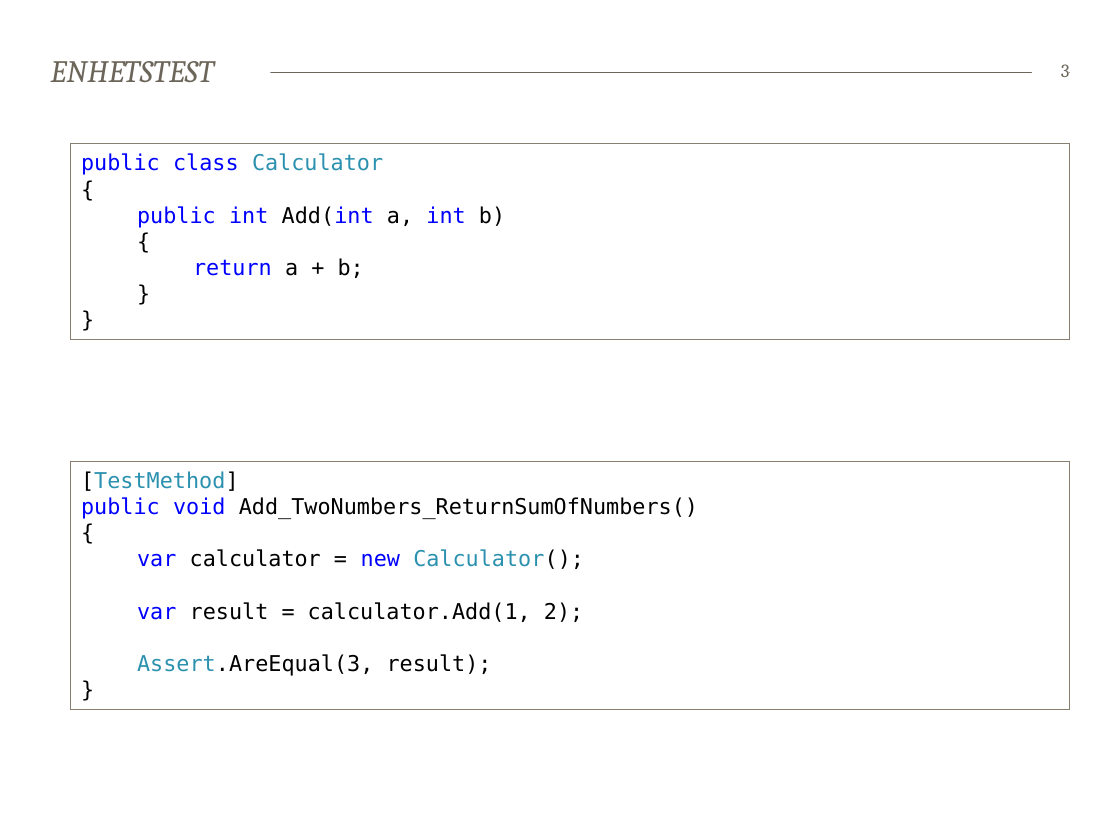
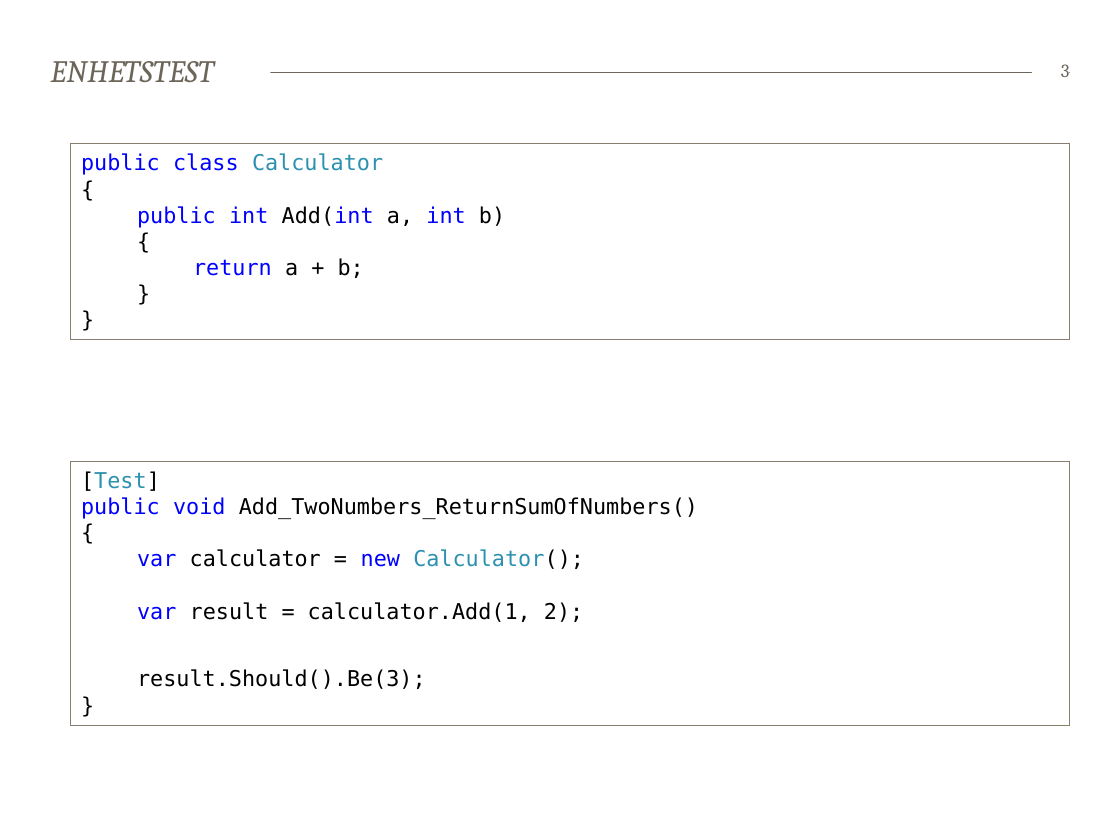
Before and after one commit to bekk/dotnetkurs, a slide deck: slide 3 of tdd/TDD.pptx. Drawn at 1120x840 pixels with LibreOffice and Linux fonts; fonts in the diff are those of the drawing. Boxes give left, top, right and bottom in pixels: in the first picture for what was removed or moved away, otherwise in the second. Text is boxed around its words. In the diff, an @@ line names an element or a change of style, - is before the commit and + after.

```diff
--- a/tdd/TDD.pptx
+++ b/tdd/TDD.pptx
@@ rectangle "[Test] public void Add_TwoNumbers_ReturnSumOfNumbers() { ...": place and size @@
-rectangle "[Test] public void Add_TwoNumbers_ReturnSumOfNumbers() { ..." at [71,461,1070,710]
+rectangle "[Test] public void Add_TwoNumbers_ReturnSumOfNumbers() { ..." at [71,461,1070,726]
@@ text in rectangle at [81,471,698,689]: text changed @@
-[TestMethod]
-public void Add_TwoNumbers_ReturnSumOfNumbers()
-{
-var calculator = new Calculator();
-var result = calculator.Add(1, 2);
-Assert.AreEqual(3, result);
-}
+[Test]
+public void Add_TwoNumbers_ReturnSumOfNumbers()
+{
+var calculator = new Calculator();
+var result = calculator.Add(1, 2);
+result.Should().Be(3);
+}
```
Also in this commit, not shown: 8 other slides changed, 1 slide added, 1 other file.
